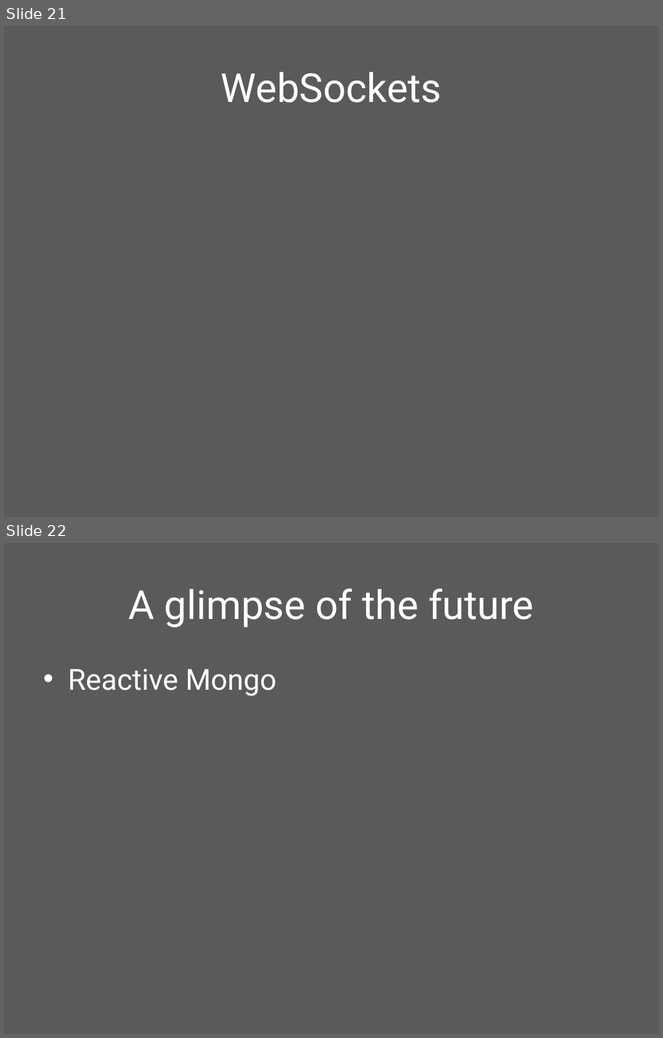
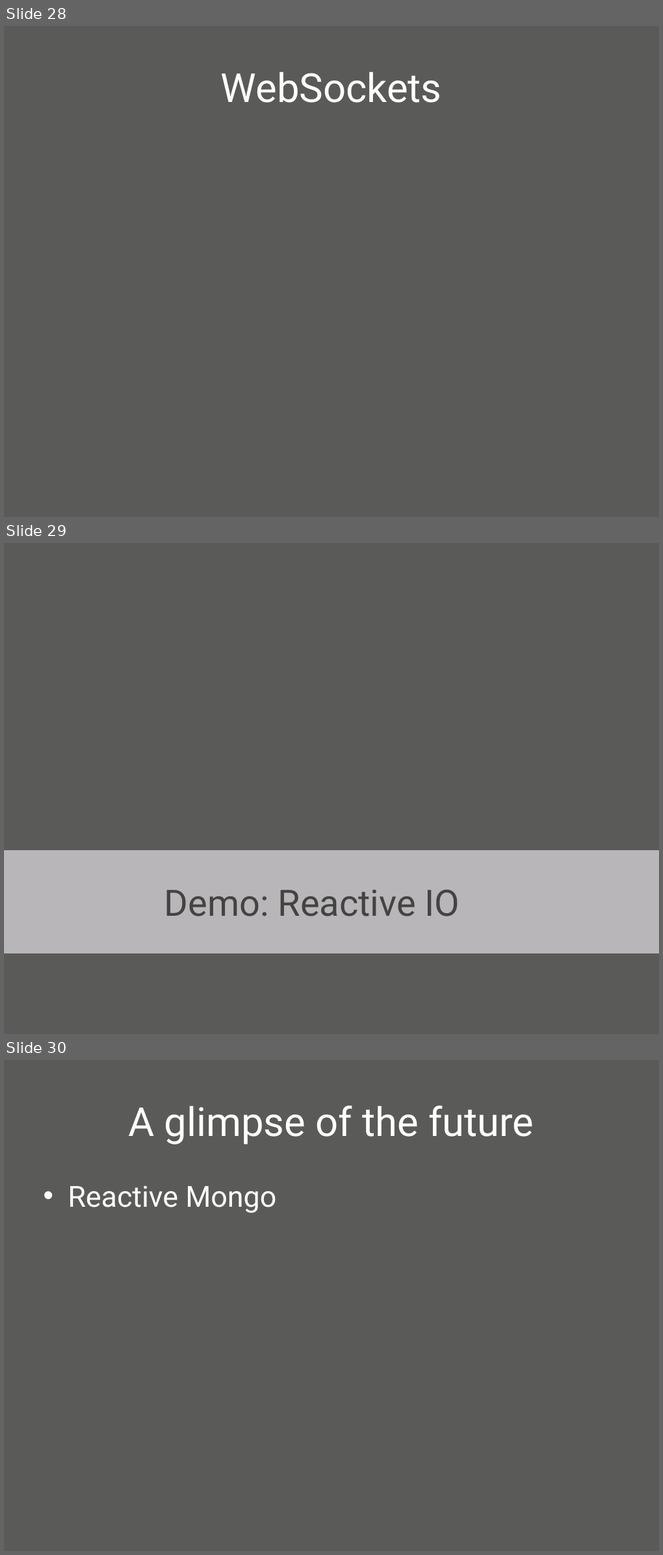
Before and after one commit to oscarrenalias/wjax-2012-play-async-apps, a slide deck: presentation/Asynchronous web apps with Play Framework 2.0.pptx. Shown one above the other, each under a label of ours: slides 21 and 22 before the commit, slides 28, 29 and 30 after it. The pictures are 663x1038 and 663x1555 pixels, drawn with LibreOffice and Linux fonts; fonts in the diff are those of the drawing; background and template pictures are left out. Boxes give left, top, right and bottom in pixels: in the first picture for what was removed or moved away, otherwise in the second. Text is boxed around its words. In the diff, an @@ line names an element or a change of style, - is before the commit and + after.

```diff
--- a/presentation/Asynchronous web apps with Play Framework 2.0.pptx
+++ b/presentation/Asynchronous web apps with Play Framework 2.0.pptx
@@ slide 29 added at [4,543,659,1034], background picture (left out) @@
@@ text added at [4,850,659,953], fill #D5D0D6 at 78% opacity, 40 pt, text #434442 @@
+Demo: Reactive IO
@@ what was slide 21 is now slide 28 @@
@@ what was slide 22 is now slide 30 @@
```
Also in this commit, not shown: 7 slides changed, 8 other slides added, 1 slide removed.
